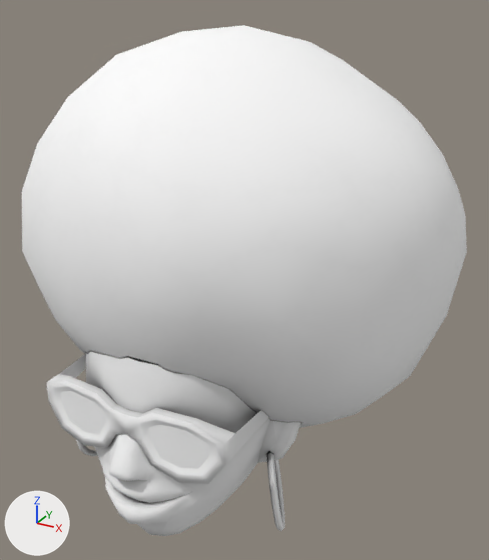
An edit to the OBJ model assets/char2-head.obj, drawn before and after from the same camera.
One viewpoint serves both versions: a 50 mm lens placed at (0.428, -0.627, 0.493), pointed at (0.016, 0.122, 0.119). Lighting does not change. The marker at lower left points along +X, +Y and +Z. Where no turn or scale is listed for an object, it has been applied to the vertices.

Before the edit, the objects in view are built like this:
```python
mat_matfinal = principled_material('matfinal')
mat_matfinal.texture = img_char2_png
mat_matfinal.roughness = 1.0
me_head = bpy.data.meshes.new('head')
me_head.from_pydata(...)  # 937 vertices, 1790 faces; spans x -0.279..0.294, y -0.151..0.408, z -0.161..0.446
me_head.materials.append(mat_matfinal)  # picture img_char2_png
ob_head = bpy.data.objects.new('head', me_head)
ob_head.location = (0.0, 0.0, 0.0)
```
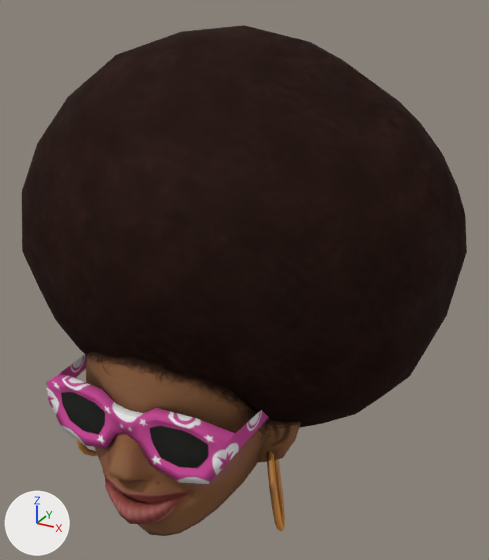
Location of each change, [x1, y1, x2, y2] in pixels of the pictures (489 x 560 px):
'head', surface changed (white to black): [22, 25, 467, 536] in both

What changed in the scene script:
```text
Add img_char2spec_jpg:
    img_char2spec_jpg = load_image('char2spec.jpg', 'char2spec.jpg', 2048, 2048, 'sRGB')
Add img_char2_jpg:
    img_char2_jpg = load_image('char2.jpg', 'char2.jpg', 2048, 2048, 'sRGB')
Change mat_matfinal:
    where n0 = _N.new('ShaderNodeBsdfPrincipled'); n0.name = 'Principled BSDF'
    n0.inputs[2].default_value: 1.0 -> 0.672  # 'Roughness'
    where n2 = _N.new('ShaderNodeTexImage'); n2.name = 'Image Texture'
    n2.image: img_char2_png -> img_char2_jpg
    add n3 = _N.new('ShaderNodeTexImage'); n3.name = 'Image Texture.001'
    add n3.image = img_char2spec_jpg
    add _L.new(n3.outputs[0], n0.inputs[13])  # 'Color' to 'Specular IOR Level'
```
